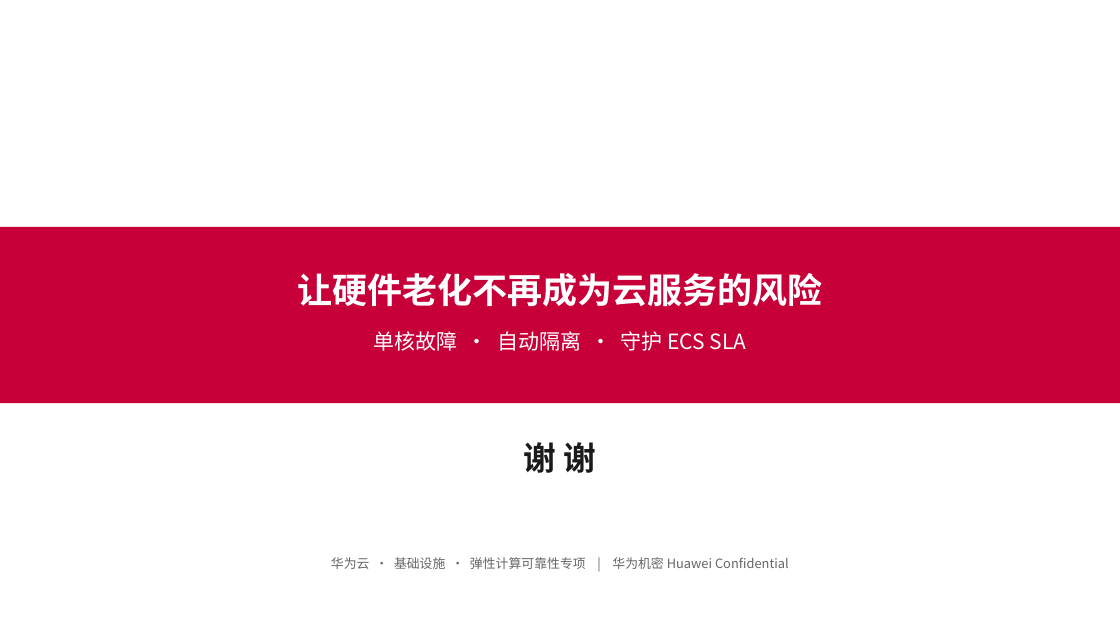
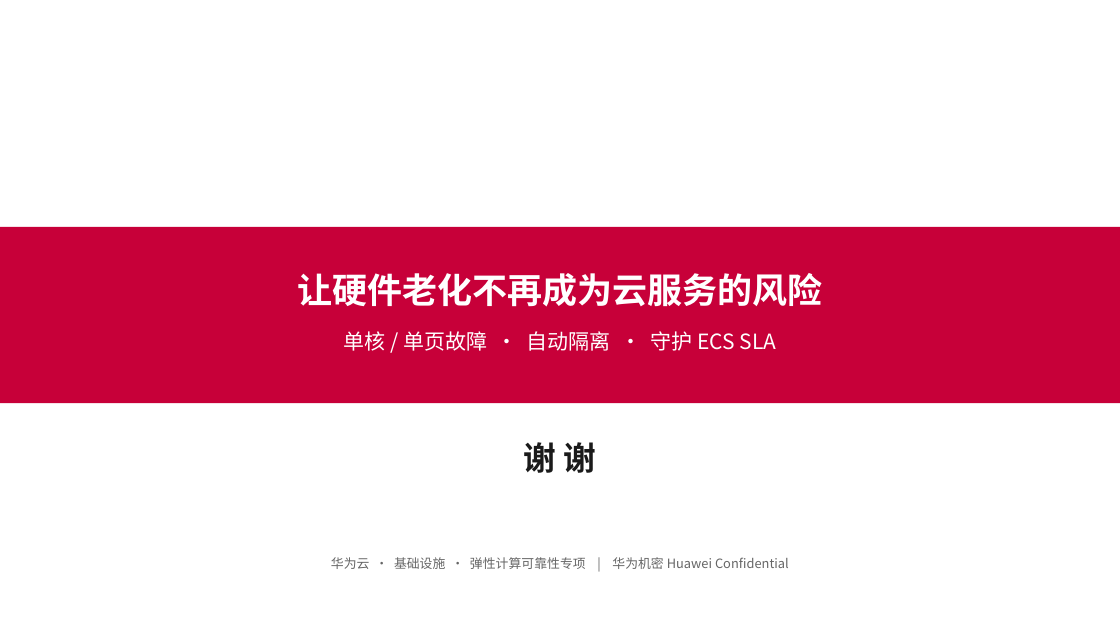
Before and after one commit to zengxi0302/cpu_core_isolate, a slide deck: slide 25 of docs/CFI_华为云_汇报材料.pptx (slide 19 before the commit). Drawn at 1120x630 pixels with LibreOffice and Linux fonts; fonts in the diff are those of the drawing. Boxes give left, top, right and bottom in pixels: in the first picture for what was removed or moved away, otherwise in the second. Text is boxed around its words. In the diff, an @@ line names an element or a change of style, - is before the commit and + after.

```diff
--- a/docs/CFI_华为云_汇报材料.pptx
+++ b/docs/CFI_华为云_汇报材料.pptx
@@ text at (343, 331, 777, 351): text changed @@
-单核故障 · 自动隔离 · 守护 ECS SLA
+单核 / 单页故障 · 自动隔离 · 守护 ECS SLA
```
Also in this commit, not shown: 18 other slides changed, 6 slides added, 3 other files.
